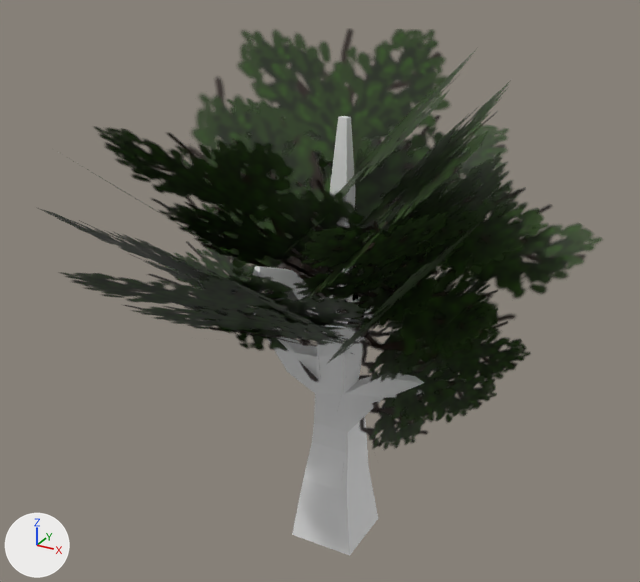
Two versions of the Blender file LD59/Assets/Models/Tree.blend, one commit apart.
Both versions are drawn from a 50 mm camera at (10.43, -19.98, 16.44) aimed at (-0.44, -0.23, 6.56). The lights are fixed; the arrows at lower left show +X, +Y and +Z. The older version comes first.

In view in the first picture: 'Tree', 'TreeCrown.001'.
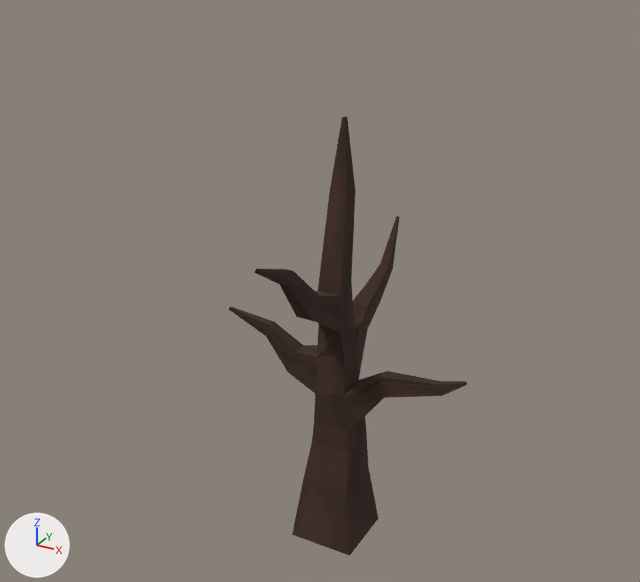
Commit message: complete small tree with mats

The change, as a list of edits to the scene's bpy script:
```text
Add img_tree_text_psd:
    img_tree_text_psd = load_image('tree_text.psd', '../Images/tree_text.png', 128, 128, 'sRGB')
Change mat_material:
    remove mat_material.base_color = (0.8, 0.8, 0.8)  # white #e7e7e7
    add mat_material.texture = img_tree_text_psd  # with its transparency
    mat_material.roughness: 0.5 -> 1.0
Change me_cube:
    used by ob_tree; location = (0.0, 0.0, 0.0)
    verts and faces of me_cube; kept vertices keep their numbers, new ones are numbered from 92
    before: 24 (0.03, 0.36, 11.31) at pixel (346, 118), 25 (-0.22, 0.36, 11.31) at pixel (338, 117), 26 (0.03, 0.6, 11.3) at pixel (351, 116), 27 (-0.22, 0.6, 11.29) at pixel (342, 116)
    before: 44 (-0.18, 4.26, 7.41), 45 (-0.04, 4.27, 7.41), 46 (-0.16, 4.1, 7.52), 47 (-0.03, 4.11, 7.51), 60 (0.05, -4.07, 8.52) at pixel (258, 276)
    before: 61 (-0.11, -4.07, 8.52) at pixel (252, 274), 62 (-0.1, -3.96, 8.7) at pixel (255, 265), 63 (0.04, -3.96, 8.7) at pixel (260, 266), 88 (-3.68, -0.1, 5.16), 89 (-3.68, 0.04, 5.16)
    before: 90 (-3.61, 0.04, 5.34), 91 (-3.61, -0.1, 5.34)
    before: 76 (3.79, 0.2, 4.7), 77 (3.79, 0.08, 4.7), 78 (3.87, 0.21, 4.55), 79 (3.87, 0.06, 4.55)
    remove me_cube.from_pydata(...)  # 92 vertices, 90 faces; spans x -3.68..3.87, y -4.07..4.27, z -1.48..11.31
    add me_cube.from_pydata(...)  # 92 vertices, 84 faces; spans x -3.66..3.85, y -4.04..4.23, z -1.48..11.3
    me_cube part 1
    add delete_faces([(24, 26, 27, 25)])
    add verts[24] = (-0.05, 0.43, 11.3)  # moved, pixel (345, 117)
    add verts[25] = (-0.15, 0.43, 11.3)  # moved, pixel (342, 117)
    add verts[26] = (-0.05, 0.53, 11.3)  # moved, pixel (347, 117)
    add verts[27] = (-0.15, 0.53, 11.3)  # moved, pixel (343, 116)
    me_cube part 2
    add delete_faces([(44, 46, 47, 45), (60, 63, 62, 61), (88, 91, 90, 89)])
    add verts[44] = (-0.14, 4.22, 7.44)  # moved, pixel (397, 216)
    add verts[45] = (-0.07, 4.23, 7.43)  # moved, pixel (399, 217)
    add verts[46] = (-0.13, 4.14, 7.49)  # moved, pixel (396, 216)
    add verts[47] = (-0.06, 4.14, 7.49)  # moved, pixel (398, 216)
    add verts[60] = (0.0, -4.04, 8.57)  # moved, pixel (257, 273)
    add verts[61] = (-0.07, -4.04, 8.57)  # moved, pixel (254, 272)
    add verts[62] = (-0.06, -3.99, 8.65)  # moved, pixel (256, 268)
    add verts[63] = (0.0, -3.99, 8.65)  # moved, pixel (258, 269)
    add verts[88] = (-3.66, -0.06, 5.21)  # moved, pixel (228, 309)
    add verts[89] = (-3.66, 0.0, 5.21)  # moved, pixel (229, 308)
    add verts[90] = (-3.63, 0.0, 5.3)  # moved, pixel (230, 306)
    add verts[91] = (-3.63, -0.06, 5.3)  # moved, pixel (229, 307)
    me_cube part 3
    add delete_faces([(76, 77, 79, 78)])
    add verts[76] = (3.81, 0.17, 4.66)  # moved, pixel (466, 381)
    add verts[77] = (3.81, 0.11, 4.66)  # moved, pixel (465, 382)
    add verts[78] = (3.85, 0.17, 4.59)  # moved, pixel (467, 384)
    add verts[79] = (3.85, 0.1, 4.59)  # moved, pixel (466, 385)
    me_cube part 4: 84 kept faces spanning x -3.66..3.85, y -4.04..4.23, z -1.48..11.3 get new texture (UV) coordinates
    other edits to the shape of me_cube do not show in these pictures
Change ob_treecrown_001:
    add ob_treecrown_001.hide_set(True)
```

Pixel boxes (x1, y1, x2, y2) of what changed, in the pictures (640 x 582 px):
'TreeCrown.001', hidden: before (36, 29, 602, 449)
'Tree', surface changed, reshaped (white to brown): before (253, 116, 452, 556); after (229, 117, 467, 556)
part 1 of me_cube, cut back: before (330, 116, 355, 195); after (330, 117, 355, 195)
part 2 of me_cube, cut back: before (253, 266, 293, 315); after (229, 216, 399, 336)
part 3 of me_cube, cut back: after (438, 381, 467, 396)
part 4 of me_cube, surface changed (grey to brown): before (254, 117, 452, 556); after (229, 117, 467, 556)
